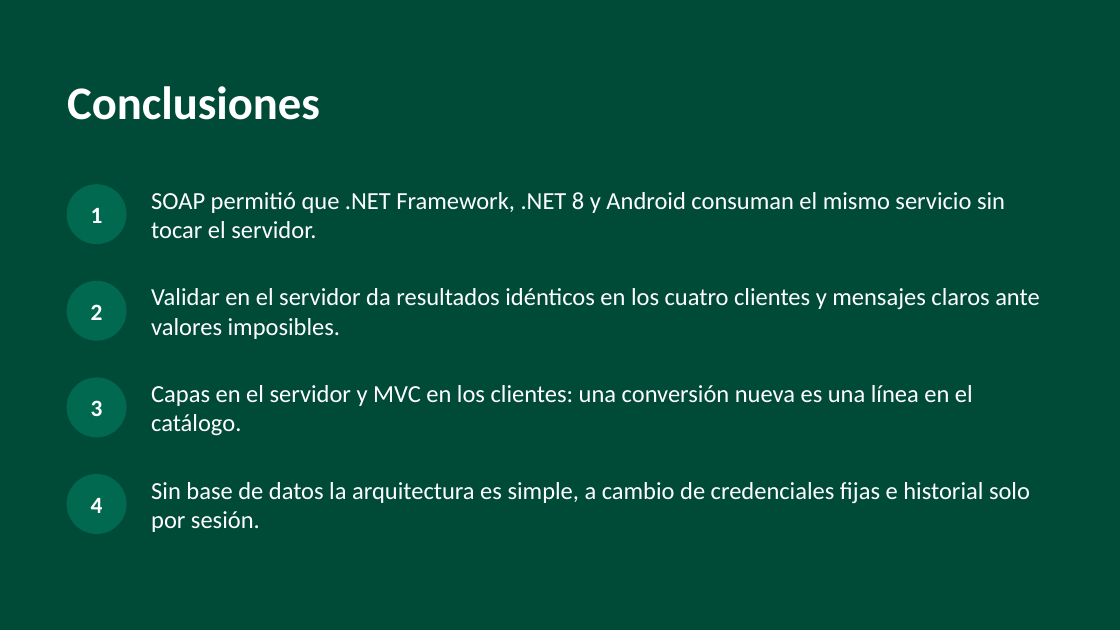
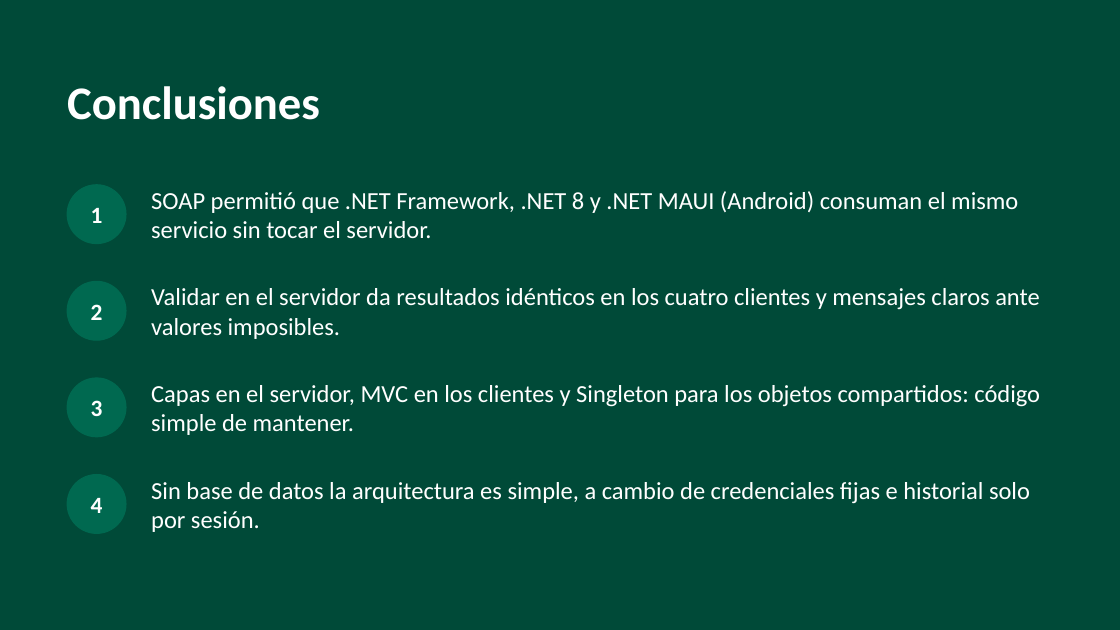
Before and after one commit to jsmasapanta/TI.1.2-PAO202651_SOAP_DOTNET_SINBDD_NRC36884_GR01, a slide deck: slide 14 of 05. DOCUMENTACIÓN/MANUAL_SOAP_DOTNET_GRXX.pptx (slide 13 before the commit). Drawn at 1120x630 pixels with LibreOffice and Linux fonts; fonts in the diff are those of the drawing. Boxes give left, top, right and bottom in pixels: in the first picture for what was removed or moved away, otherwise in the second. Text is boxed around its words. In the diff, an @@ line names an element or a change of style, - is before the commit and + after.

Commit message:
Presentacion regenerada (intentos en el servidor, monster69)

```diff
--- a/05. DOCUMENTACIÓN/MANUAL_SOAP_DOTNET_GRXX.pptx
+++ b/05. DOCUMENTACIÓN/MANUAL_SOAP_DOTNET_GRXX.pptx
@@ text at (151,191,1018,239): text changed @@
-SOAP permitió que .NET Framework, .NET 8 y Android consuman el mismo servicio sin tocar el servidor.
+SOAP permitió que .NET Framework, .NET 8 y .NET MAUI (Android) consuman el mismo servicio sin tocar el servidor.
@@ text at (151,385,1040,435): text changed @@
-Capas en el servidor y MVC en los clientes: una conversión nueva es una línea en el catálogo.
+Capas en el servidor, MVC en los clientes y Singleton para los objetos compartidos: código simple de mantener.
```
Also in this commit, not shown: 6 other slides changed, 2 slides added, 1 slide removed.
